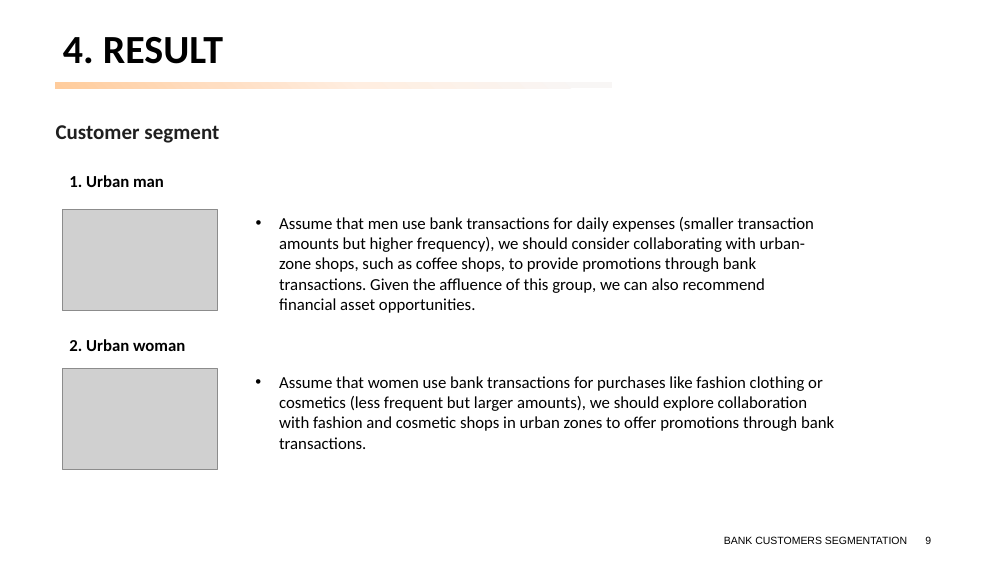
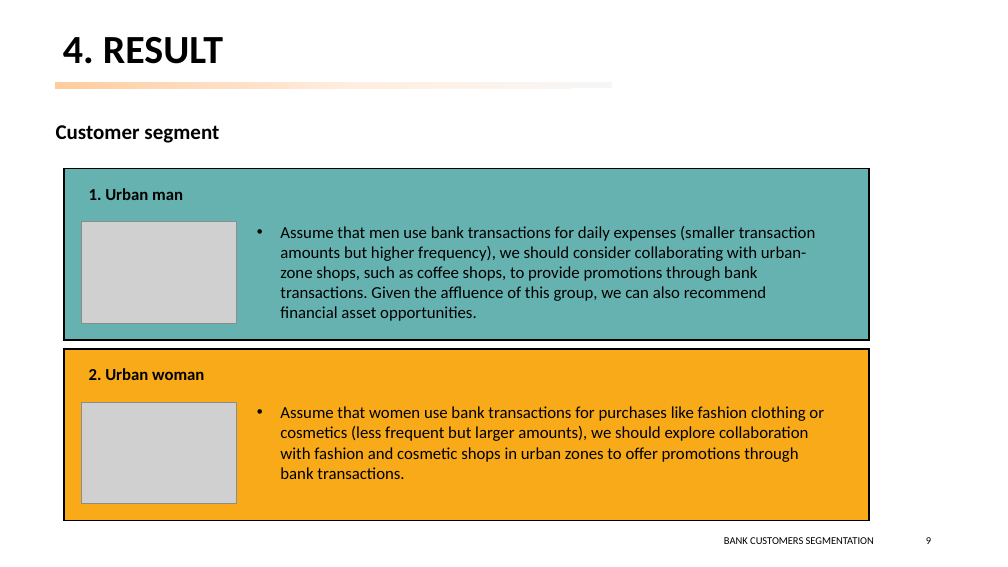
Before and after one commit to peerapat-t/Banking-customer-segmentation, a slide deck: slide 9 of banking customer segmentation.pptx. Drawn at 1008x567 pixels with LibreOffice and Linux fonts; fonts in the diff are those of the drawing; grey boxes stand for pictures. Boxes give left, top, right and bottom in pixels: in the first picture for what was removed or moved away, otherwise in the second. Text is boxed around its words. In the diff, an @@ line names an element or a change of style, - is before the commit and + after.

```diff
--- a/banking customer segmentation.pptx
+++ b/banking customer segmentation.pptx
@@ text "Customer segment" at [56, 125, 219, 143]: text colour #1F1F1F to #000000 @@
@@ rectangle added at [64, 169, 869, 340], fill #66B2B0, outline #000000 1.5 pt @@
@@ text "1. Urban man": place and size @@
-text "1. Urban man" at [69, 175, 164, 187]
+text "1. Urban man" at [89, 188, 183, 200]
@@ picture: place and size @@
-picture at [62, 209, 217, 311]
+picture at [81, 222, 236, 323]
@@ text "Assume that men use bank ...": place and size @@
-text "Assume that men use bank ..." at [279, 217, 815, 313]
+text "Assume that men use bank ..." at [280, 226, 816, 321]
@@ rectangle added at [64, 349, 869, 521], fill #F9AA19, outline #000000 1.5 pt @@
@@ text "2. Urban woman": place and size @@
-text "2. Urban woman" at [69, 339, 185, 351]
+text "2. Urban woman" at [89, 368, 204, 380]
@@ picture: place and size @@
-picture at [62, 368, 217, 470]
+picture at [81, 402, 236, 504]
@@ text "Assume that women use bank ..." rewrapped from [279, 376, 834, 449] to [280, 406, 824, 479] @@
@@ page number at [926, 537, 931, 544]: font Arial to Calibri @@
@@ text "BANK CUSTOMERS SEGMENTATION" at [724, 537, 874, 544]: font Arial to Calibri @@
```
Also in this commit, not shown: 17 other slides changed, 1 other file.
